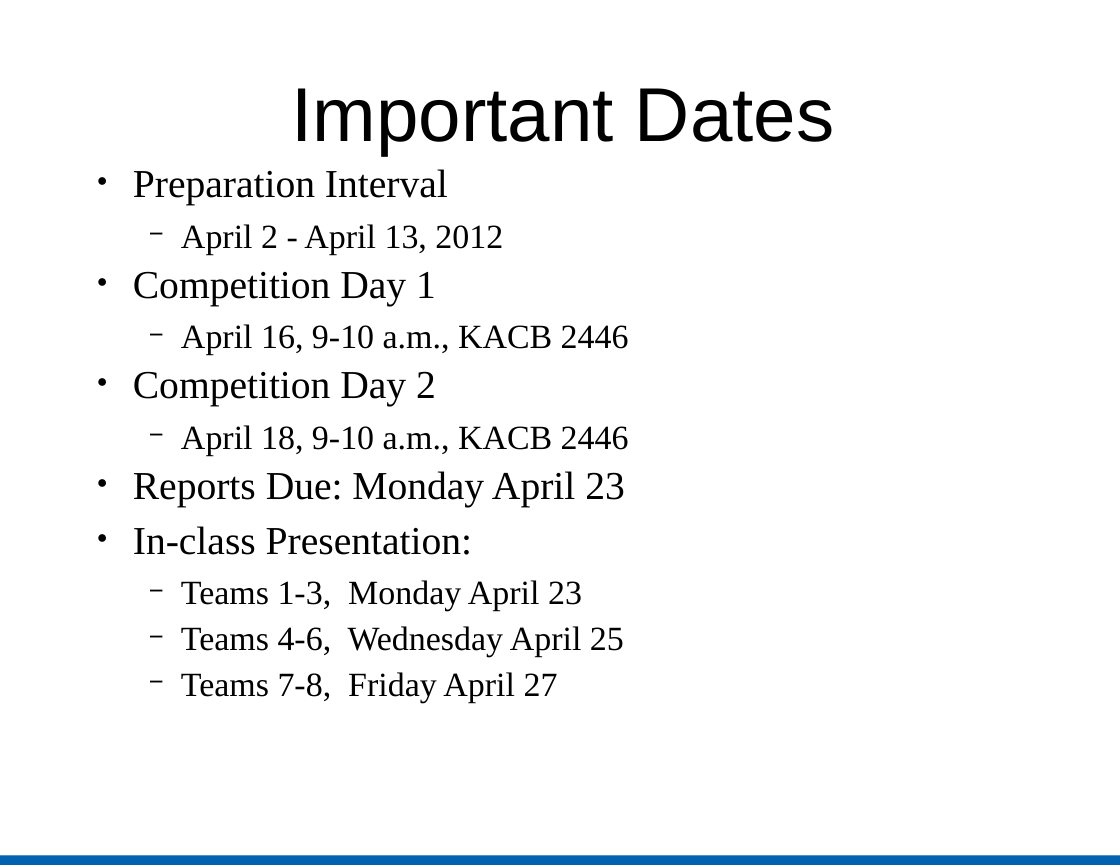
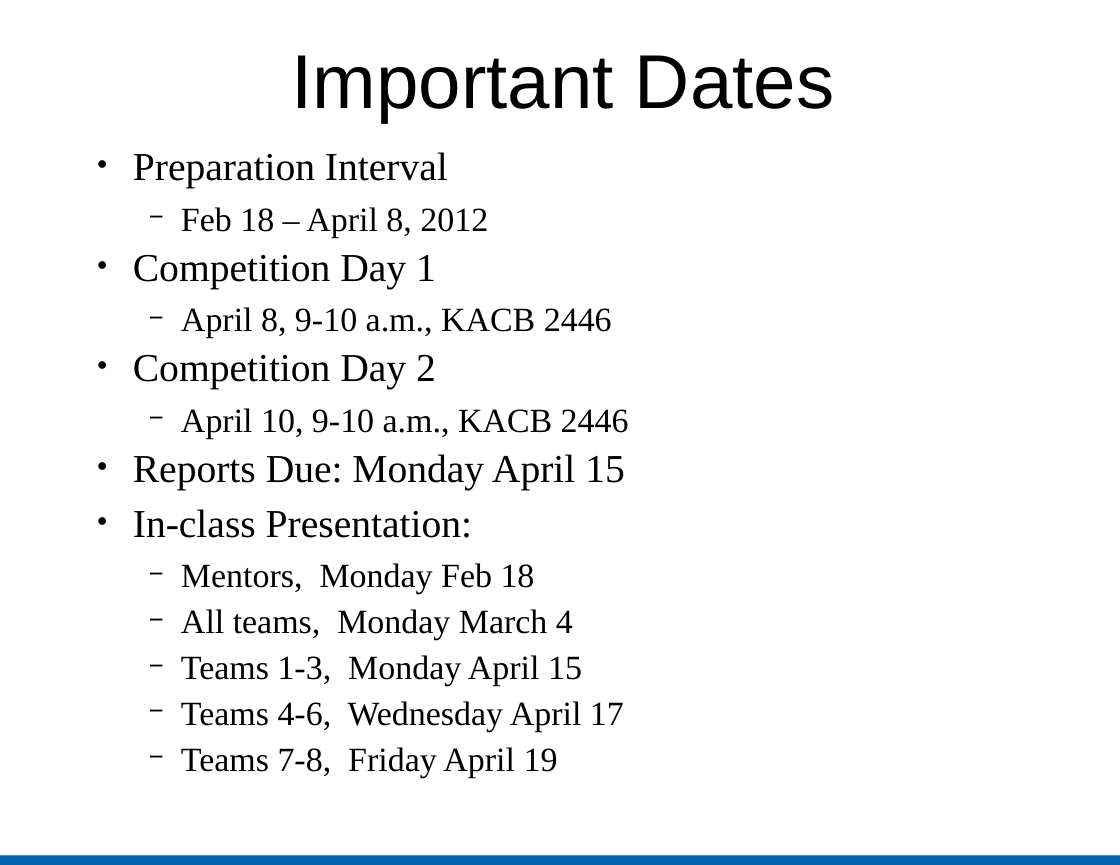
Before and after one commit to troynunnally/NetSecLab, a slide deck: slide 21 of assets/files/NetSecLab.ppt. Drawn at 1120x865 pixels with LibreOffice and Linux fonts; fonts in the diff are those of the drawing. Boxes give left, top, right and bottom in pixels: in the first picture for what was removed or moved away, otherwise in the second. Text is boxed around its words. In the diff, an @@ line names an element or a change of style, - is before the commit and + after.

Commit message:
fully updated. see extended for info
faq updated
rules updated
ppt updated
header.php added - use this for let nav changes
dates updated
report updated
registration page placeholder added

```diff
--- a/assets/files/NetSecLab.ppt
+++ b/assets/files/NetSecLab.ppt
@@ title "Important Dates": place and size @@
-title "Important Dates" at [291,88,834,156]
+title "Important Dates" at [291,55,834,122]
@@ text "Preparation Interval": place and size @@
-text "Preparation Interval" at [133,169,629,703]
+text "Preparation Interval" at [133,152,629,778]
@@ text at [181,207,488,238]: text changed @@
-  − April 2 - April 13, 2012
+  − Feb 18 – April 8, 2012
@@ text at [181,307,612,339]: text changed @@
-  − April 16, 9-10 a.m., KACB 2446
+  − April 8, 9-10 a.m., KACB 2446
@@ text at [133,408,629,490]: text changed @@
-  − April 18, 9-10 a.m., KACB 2446
-● Reports Due: Monday April 23
+  − April 10, 9-10 a.m., KACB 2446
+● Reports Due: Monday April 15
@@ text at [181,563,624,778]: text changed @@
-  − Teams 1-3, Monday April 23
-  − Teams 4-6, Wednesday April 25
-  − Teams 7-8, Friday April 27
+  − Mentors, Monday Feb 18
+  − All teams, Monday March 4
+  − Teams 1-3, Monday April 15
+  − Teams 4-6, Wednesday April 17
+  − Teams 7-8, Friday April 19
```
Also in this commit, not shown: 19 other slides changed, 2 slides added, 2 slides removed, 6 other files.
